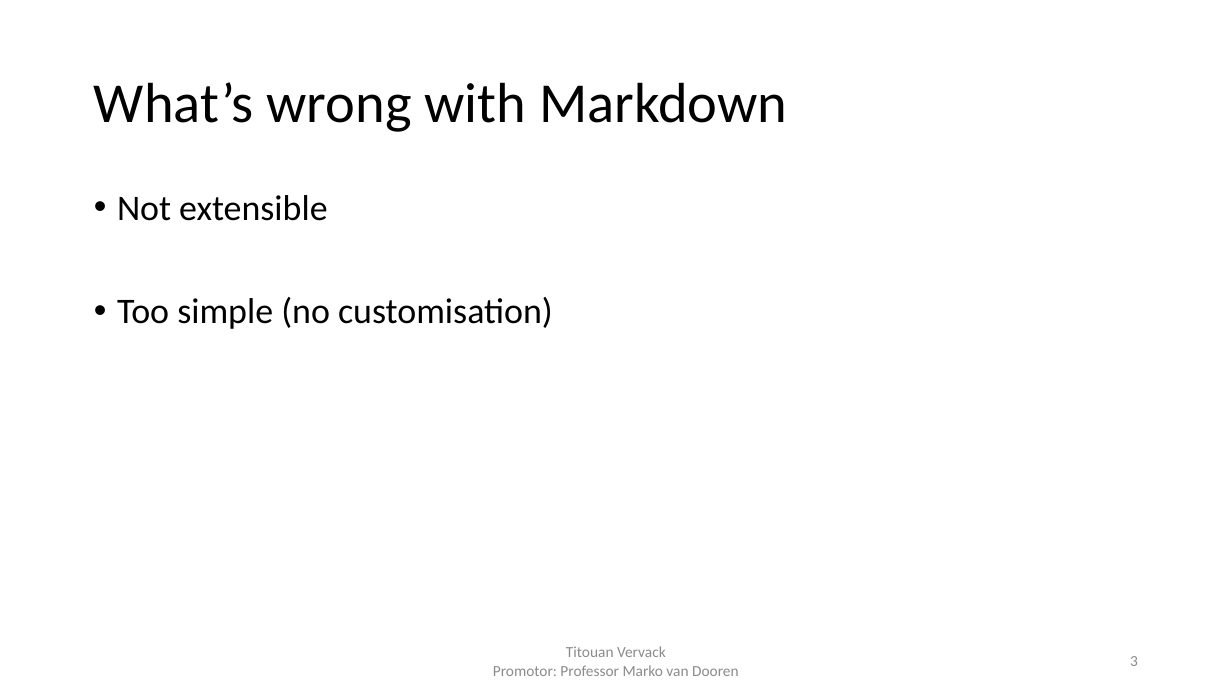
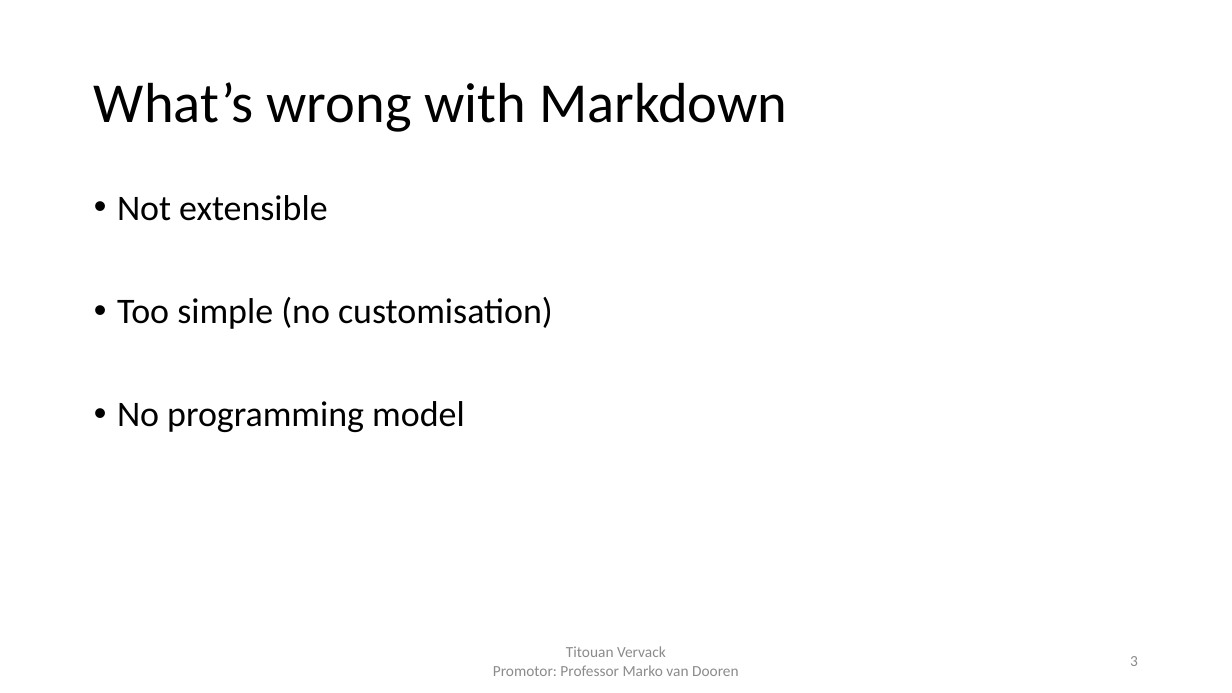
Before and after one commit to FlashYoshi/neio, a slide deck: slide 3 of presentation/Intermediate Presentation.pptx. Drawn at 1232x693 pixels with LibreOffice and Linux fonts; fonts in the diff are those of the drawing. Boxes give left, top, right and bottom in pixels: in the first picture for what was removed or moved away, otherwise in the second. Text is boxed around its words. In the diff, an @@ line names an element or a change of style, - is before the commit and + after.

```diff
--- a/presentation/Intermediate Presentation.pptx
+++ b/presentation/Intermediate Presentation.pptx
@@ text at <box>117,401,465,432</box>: paragraph added @@
+• No programming model
```
Also in this commit, not shown: 12 other slides changed, 1 slide added, 6 other files.
